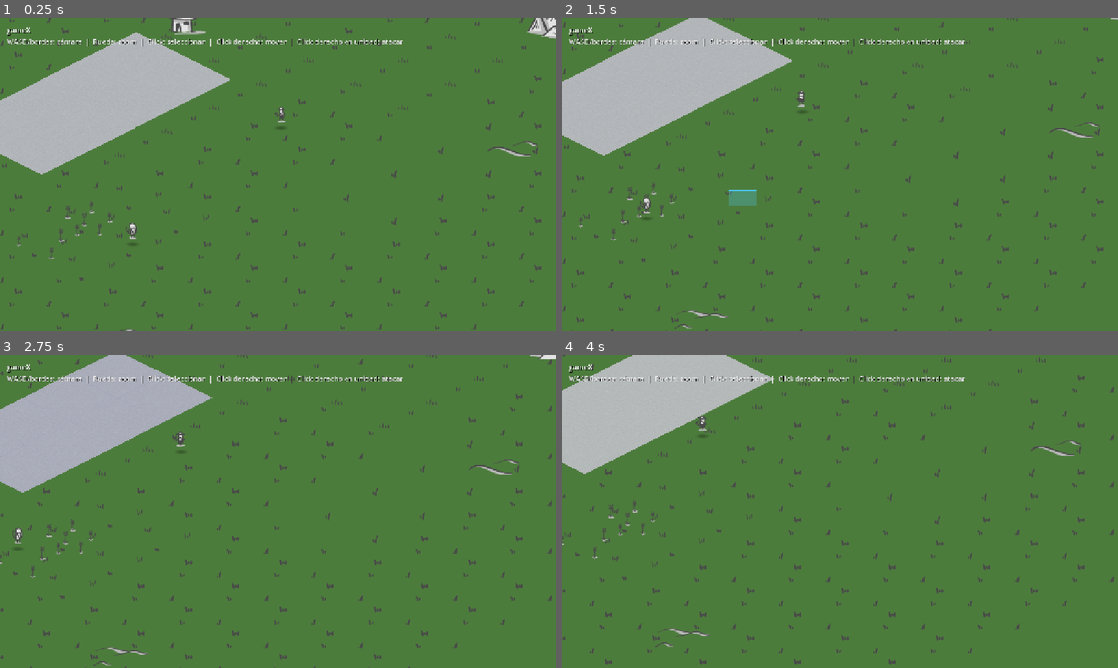
Above: before the commit, frames 1-4 (two rows, left to right).
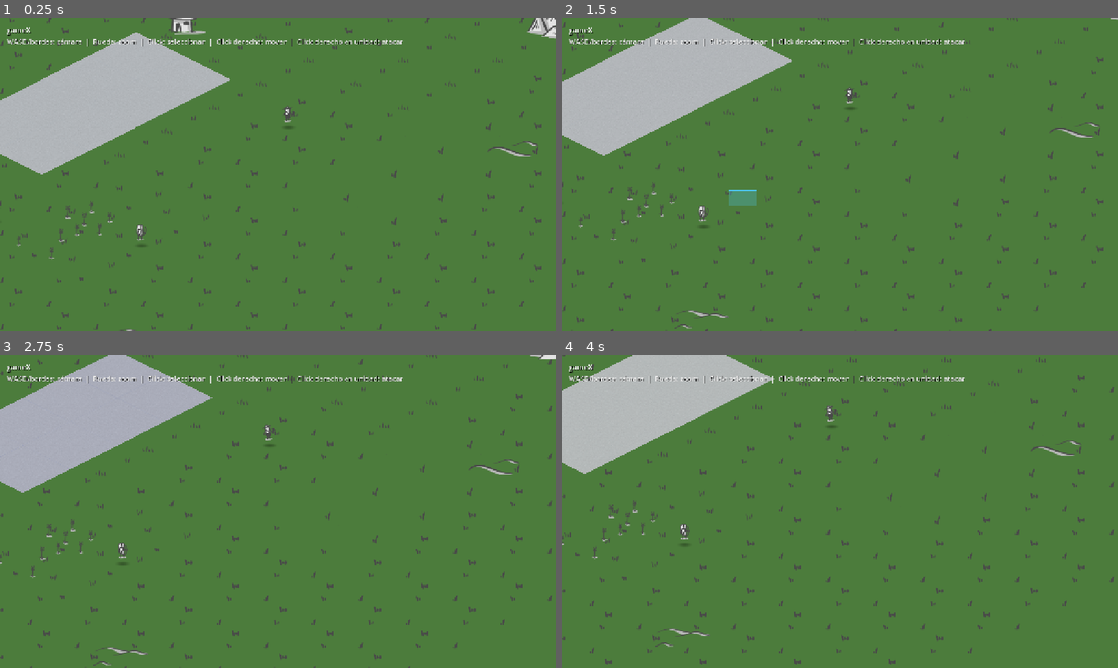
Above: after the commit, the same moments.

Repository: manurode/gameX
Game: Godot game, scene res://scenes/main.tscn
Same seed, same stepped clock (60 frames per second), same inputs: the game is played once before the commit and once after it.
Inputs (mouse positions are in pixels of both pictures, inside the frame that each line leads up to):
- Up to frame 1 (0.25 s): no input
- Up to frame 2 (1.5 s): move the mouse to (962, 158) at 0.52 s; tap S (camera_pan_down) at 0.6 s; click (962, 158) at 0.67 s; drag from (728, 190) to (812, 237) at 1.27 s
- Up to frame 3 (2.75 s): move the mouse to (333, 442) at 2.02 s; tap D (camera_pan_right) at 2.1 s; click (333, 442) at 2.17 s
- Up to frame 4 (4 s): drag from (812, 574) to (673, 464) at 2.77 s; move the mouse to (1006, 558) at 3.52 s; tap S (camera_pan_down) at 3.6 s; click (1006, 558) at 3.67 s

The runs differ from the first frame. In frame 1, 0.3% of the frame differs, in the area x 0-54%, y 28-74%; in frame 2, 0.3%, in the area x 0-54%, y 22-68%; in frame 3, 0.3%; in frame 4, 0.2%.

Commit message:
Add navigation reset for units upon spawning and improve idle state handling

Diff:
--- a/scripts/units/unit.gd
+++ b/scripts/units/unit.gd
@@ -158,7 +158,13 @@
 	navigation_agent.target_desired_distance = 6.0
 	navigation_agent.max_speed = move_speed
 	navigation_agent.avoidance_enabled = false
+	reset_navigation()
+
+
+func reset_navigation() -> void:
 	navigation_agent.target_position = global_position
+	velocity = Vector2.ZERO
+	_unit_state = UnitState.IDLE
 
 
 func select() -> void:
@@ -330,6 +336,12 @@
 	if navigation_agent.is_navigation_finished():
 		velocity = Vector2.ZERO
 		_unit_state = UnitState.IDLE
+		_play_idle()
+		_update_terrain_feedback(delta)
+		return
+
+	if _unit_state != UnitState.MOVING:
+		velocity = Vector2.ZERO
 		_play_idle()
 		_update_terrain_feedback(delta)
 		return
--- a/scripts/world/game_world.gd
+++ b/scripts/world/game_world.gd
@@ -27,5 +27,7 @@
 	var idx := 0
 	for unit in units.get_children():
 		if unit is Unit and idx < spawn_points.size():
-			(unit as Unit).global_position = spawn_points[idx] + Vector2(idx * 14.0, 0.0)
+			var spawned_unit := unit as Unit
+			spawned_unit.global_position = spawn_points[idx] + Vector2(idx * 14.0, 0.0)
+			spawned_unit.reset_navigation()
 			idx += 1
